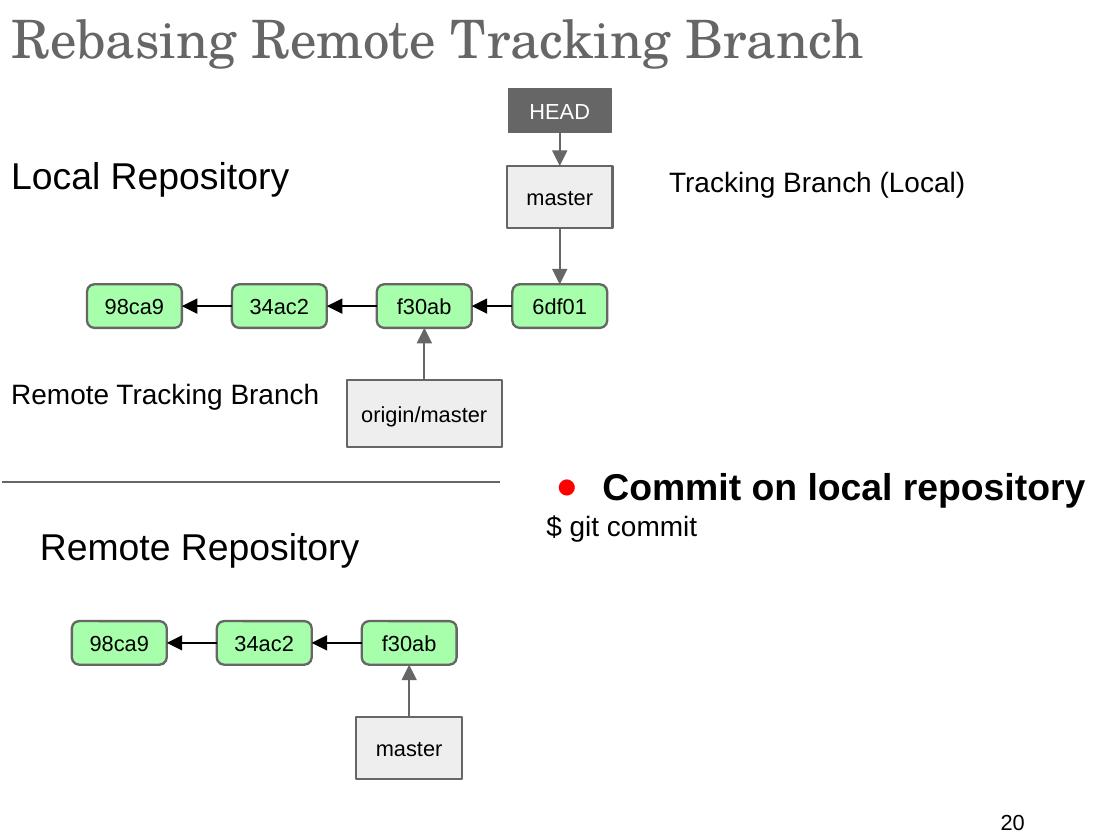
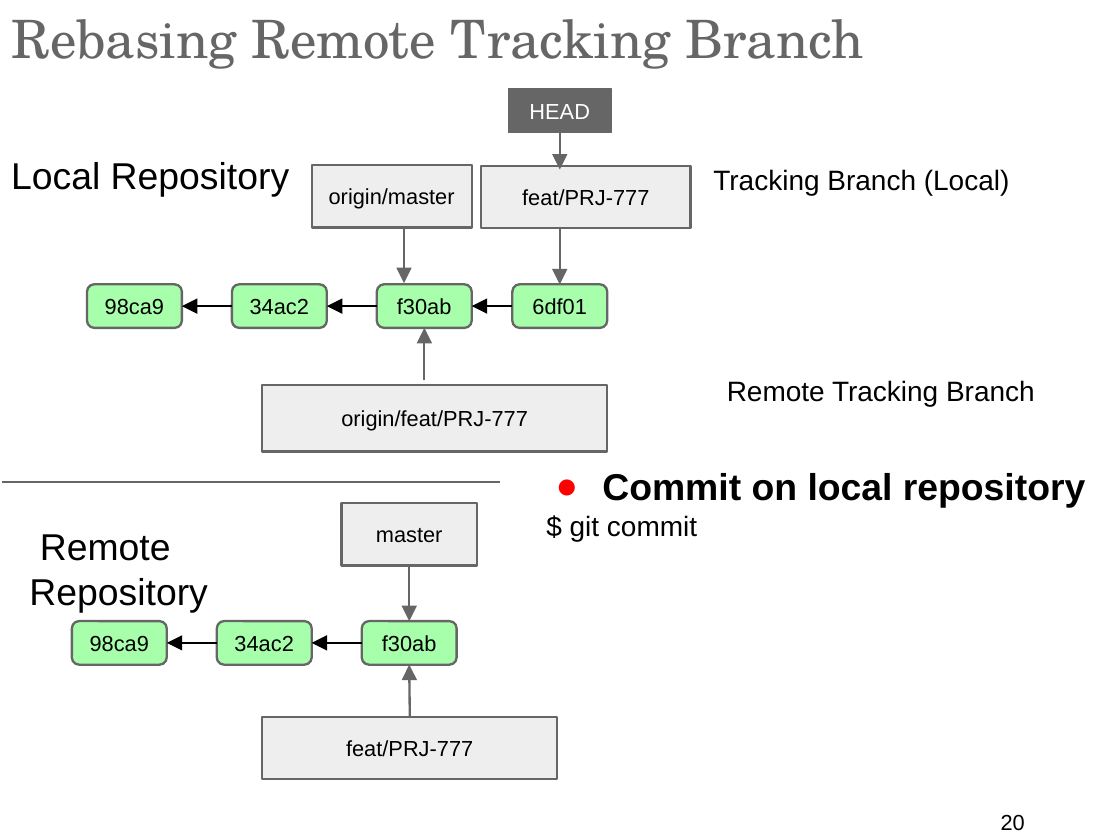
Before and after one commit to ilyaro/mysite, a slide deck: slide 20 of WorkStuff/Courses/Git/Git_General_Training_Lab/Git_General_Training_ap.ppt.pptx. Drawn at 1120x840 pixels with LibreOffice and Linux fonts; fonts in the diff are those of the drawing. Boxes give left, top, right and bottom in pixels: in the first picture for what was removed or moved away, otherwise in the second. Text is boxed around its words. In the diff, an @@ line names an element or a change of style, - is before the commit and + after.

Commit message:
Feature branch

```diff
--- a/WorkStuff/Courses/Git/Git_General_Training_Lab/Git_General_Training_ap.ppt.pptx
+++ b/WorkStuff/Courses/Git/Git_General_Training_Lab/Git_General_Training_ap.ppt.pptx
@@ arrow moved from (560, 125) - (560, 166) to (560, 125) - (560, 169) @@
@@ rectangle "origin/master": place and size @@
-rectangle "origin/master" at (507,166,613,228)
+rectangle "origin/master" at (311,165,472,227)
@@ rectangle added at (482,166,691,228), fill #EEEEEE, outline #666666 1.5 pt, 14 pt, text #000000 @@
+feat/PRJ-777
@@ text "Tracking Branch (Local)": place and size @@
-text "Tracking Branch (Local)" at (669,171,966,198)
+text "Tracking Branch (Local)" at (713,169,1010,195)
@@ text in rectangle at (329,188,455,209): text changed @@
-master
+origin/master
@@ arrow added from (404, 228) to (404, 283), #666666 1.5 pt @@
@@ rectangle "origin/feat/PRJ-777": place and size @@
-rectangle "origin/feat/PRJ-777" at (347,380,502,447)
+rectangle "origin/feat/PRJ-777" at (262,384,607,451)
@@ text "Remote Tracking Branch": place and size @@
-text "Remote Tracking Branch" at (11,383,320,409)
+text "Remote Tracking Branch" at (727,380,1035,406)
@@ text in rectangle at (341,410,528,431): text changed @@
-origin/master
+origin/feat/PRJ-777
@@ rectangle "master": place and size @@
-rectangle "master" at (356,717,461,780)
+rectangle "master" at (342,503,477,566)
@@ text "Remote Repository" rewrapped from (40,533,359,568) to (29,534,207,612) @@
@@ arrow added from (409, 566) to (409, 622), #666666 1.5 pt @@
@@ rectangle added at (262,717,557,780), fill #EEEEEE, outline #666666 1.5 pt, 14 pt, text #000000 @@
+feat/PRJ-777
```
Also in this commit, not shown: 7 other slides changed.
